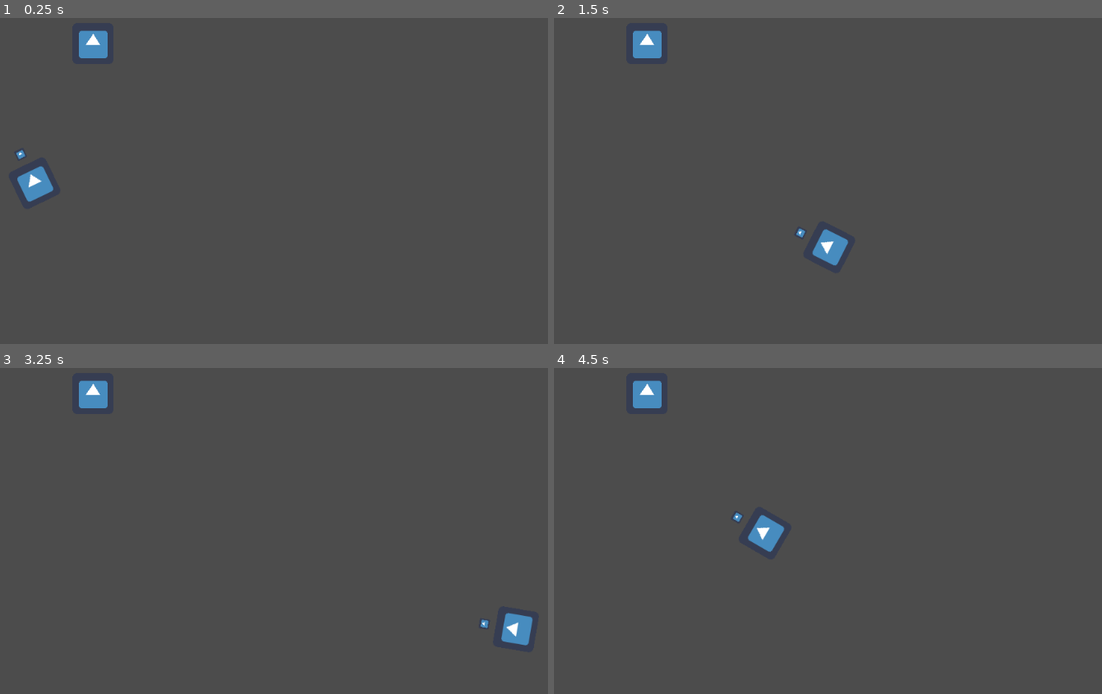
Above: before the commit, frames 1-4 (two rows, left to right).
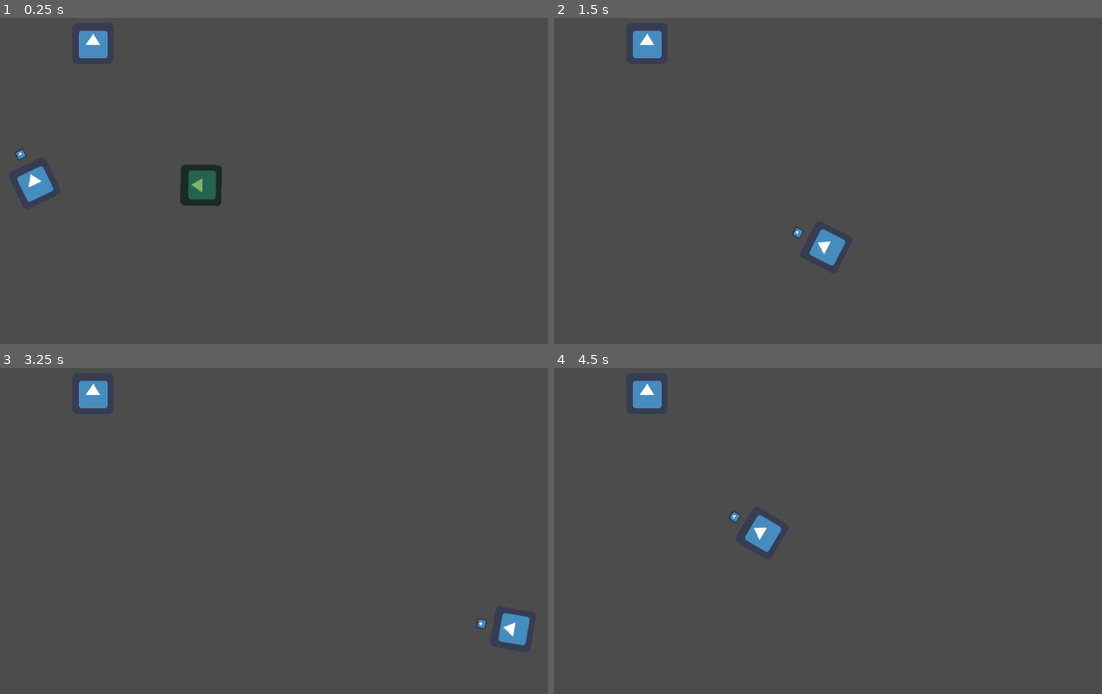
Above: after the commit, the same moments.

Repository: moisesjbc/spain-game-dev-jam-3
Game: Godot game, scene res://gameplay/main/main.tscn
Same seed, same stepped clock (60 frames per second), same inputs: the game is played once before the commit and once after it. The engine's default icon, where the game draws it, is replaced by a stand-in: a white triangle on a blue panel in a dark square.
Inputs (mouse positions are in pixels of both pictures, inside the frame that each line leads up to):
- Up to frame 1 (0.25 s): no input
- Up to frame 2 (1.5 s): move the mouse to (954, 132) at 0.52 s; hold Right (ui_right) 0.53-1.28 s; move the mouse to (674, 171) at 1.27 s; hold Down (ui_down) from 1.28 s (still down)
- Up to frame 3 (3.25 s): move the mouse to (317, 416) at 2.02 s; release Down (ui_down) at 2.03 s; hold Right (ui_right) 2.03-2.78 s; tap Enter at 2.75 s; move the mouse to (219, 579) at 2.77 s; hold Up (ui_up) from 2.78 s (still down)
- Up to frame 4 (4.5 s): move the mouse to (1003, 560) at 3.52 s; release Up (ui_up) at 3.53 s; hold Left (ui_left) from 3.53 s (still down); move the mouse to (608, 442) at 4.27 s

The runs differ from the first frame. In frame 1, 0.9% of the frame differs, in the area x 32-41%, y 45-58%; in frame 2, 0.2%; in frame 3, 0.2%; in frame 4, 0.2%.

Commit message:
Añade fantasma que sigue al jugador y lo daña

Diff:
--- a/godot-project/gameplay/main/main.tscn
+++ b/godot-project/gameplay/main/main.tscn
@@ -1,7 +1,8 @@
-[gd_scene load_steps=3 format=2]
+[gd_scene load_steps=4 format=2]
 
 [ext_resource path="res://icon.png" type="Texture" id=1]
 [ext_resource path="res://gameplay/player/player.tscn" type="PackedScene" id=2]
+[ext_resource path="res://gameplay/phantom/phantom.tscn" type="PackedScene" id=3]
 
 [node name="main" type="Node2D"]
 
@@ -11,3 +12,6 @@
 
 [node name="player" parent="." instance=ExtResource( 2 )]
 position = Vector2( 169, 349 )
+
+[node name="phantom" parent="." instance=ExtResource( 3 )]
+position = Vector2( 491, 353 )
--- /dev/null
+++ b/godot-project/gameplay/phantom/phantom.gd
@@ -0,0 +1,18 @@
+extends KinematicBody2D
+
+onready var target = get_tree().get_root().get_node("main/player")
+export (int) var movement_speed = 250
+
+
+func _physics_process(delta):
+	look_at(target.global_position)
+	_move_to_target(delta)
+
+
+func _move_to_target(delta):
+	var direction = (target.global_position - global_position).normalized()
+
+	var _collision = move_and_collide(direction * movement_speed * delta)
+	if _collision and _collision.collider.name == 'player':
+		_collision.collider.damage()
+		queue_free()
--- /dev/null
+++ b/godot-project/gameplay/phantom/phantom.tscn
@@ -0,0 +1,19 @@
+[gd_scene load_steps=4 format=2]
+
+[ext_resource path="res://icon.png" type="Texture" id=1]
+[ext_resource path="res://gameplay/phantom/phantom.gd" type="Script" id=2]
+
+[sub_resource type="RectangleShape2D" id=1]
+extents = Vector2( 31.9269, 31.9269 )
+
+[node name="phantom" type="KinematicBody2D"]
+collision_layer = 2
+script = ExtResource( 2 )
+
+[node name="body_sprite" type="Sprite" parent="."]
+modulate = Color( 0.501961, 0.705882, 0.407843, 1 )
+rotation = 1.5708
+texture = ExtResource( 1 )
+
+[node name="collision_shape" type="CollisionShape2D" parent="."]
+shape = SubResource( 1 )
--- a/godot-project/gameplay/player/player.gd
+++ b/godot-project/gameplay/player/player.gd
@@ -2,6 +2,7 @@
 
 
 export (int) var movement_speed = 500
+export var hp = 3
 
 
 func _physics_process(delta):
@@ -26,3 +27,8 @@
 
 func _process_player_rotation():
 	look_at(get_global_mouse_position())
+
+
+func damage():
+	hp -= 1
+	print('damage! new hp', hp)
--- a/godot-project/gameplay/player/player.tscn
+++ b/godot-project/gameplay/player/player.tscn
@@ -1,10 +1,17 @@
-[gd_scene load_steps=3 format=2]
+[gd_scene load_steps=4 format=2]
 
 [ext_resource path="res://icon.png" type="Texture" id=1]
 [ext_resource path="res://gameplay/player/player.gd" type="Script" id=2]
 
+[sub_resource type="RectangleShape2D" id=1]
+extents = Vector2( 30.9579, 32.036 )
+
 [node name="player" type="KinematicBody2D"]
+collision_mask = 2
 script = ExtResource( 2 )
+
+[node name="collision_shape" type="CollisionShape2D" parent="."]
+shape = SubResource( 1 )
 
 [node name="body_sprite" type="Sprite" parent="."]
 rotation = 1.5708
Not shown, changed: spoiler/idea.yaml
